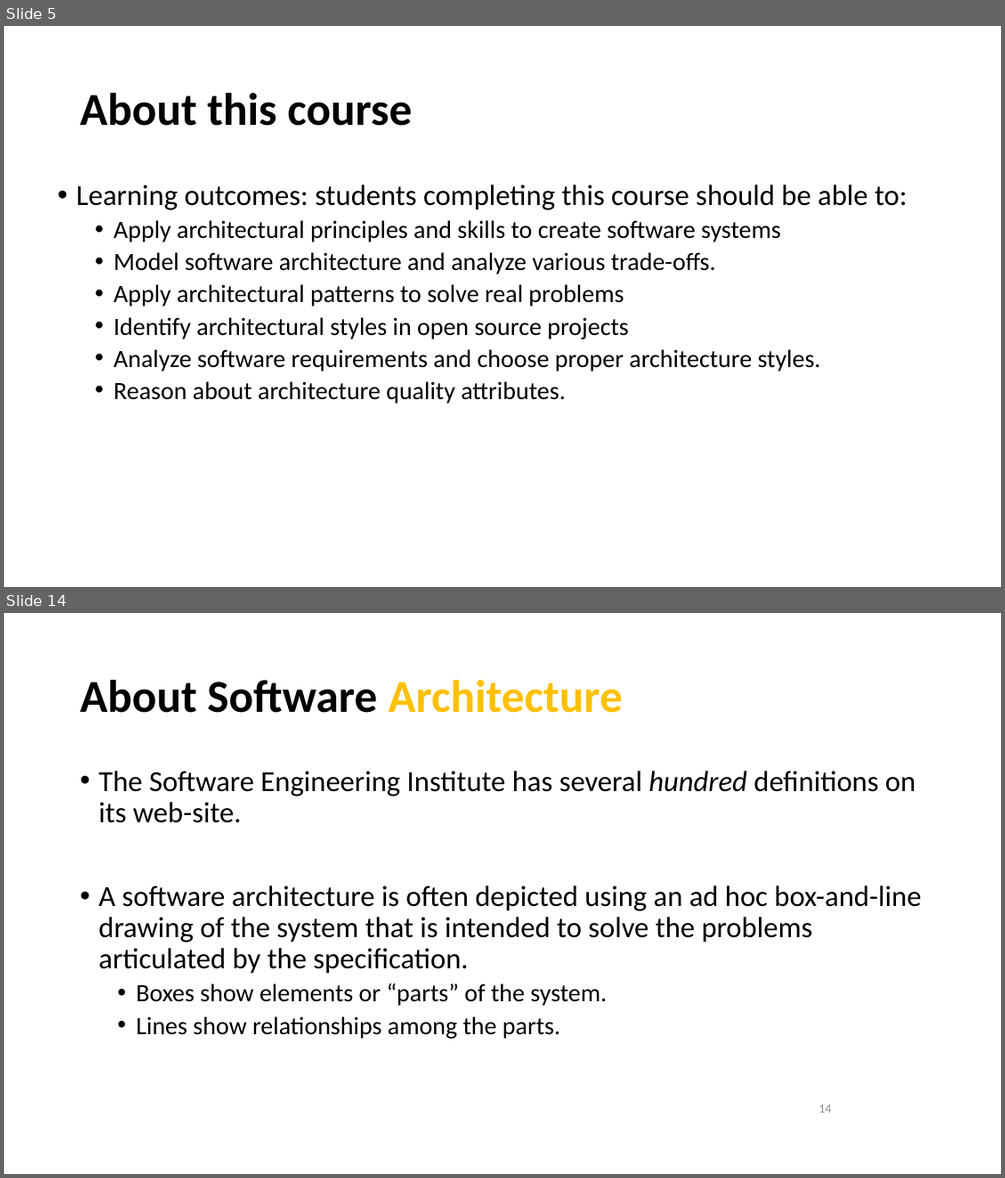
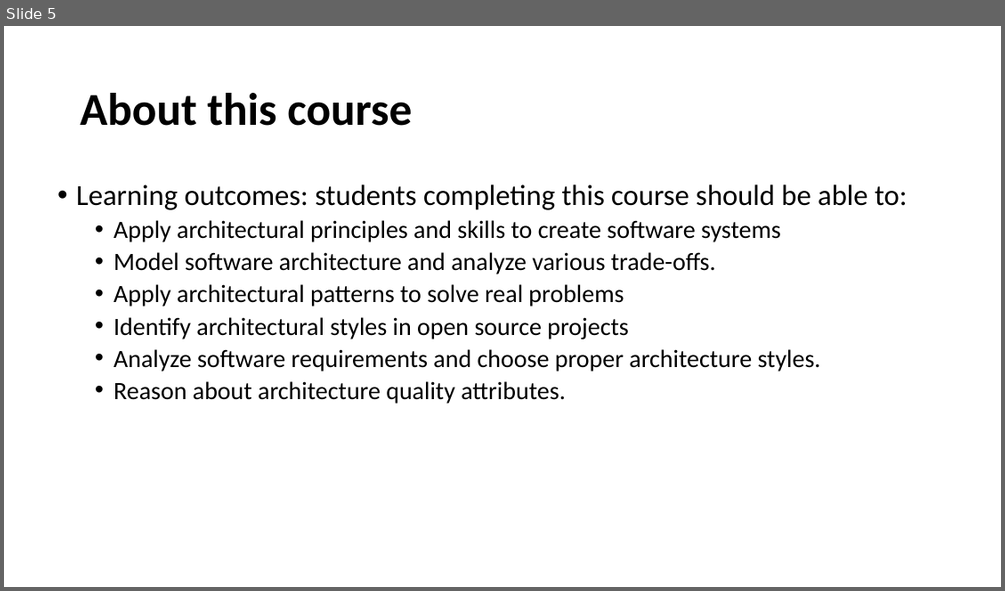
Before and after one commit to ArchitectingSoftware/SE577-SoftwareArchitecture, a slide deck: lectures/Week 1 - Course Overview.pptx. Shown one above the other, each under a label of ours: slides 5 and 14 before the commit, slide 5 after it; the slides between them are not shown. The pictures are 1005x1178 and 1005x591 pixels, drawn with LibreOffice and Linux fonts; fonts in the diff are those of the drawing. Boxes give left, top, right and bottom in pixels: in the first picture for what was removed or moved away, otherwise in the second. Text is boxed around its words. In the diff, an @@ line names an element or a change of style, - is before the commit and + after.

```diff
--- a/lectures/Week 1 - Course Overview.pptx
+++ b/lectures/Week 1 - Course Overview.pptx
@@ slide 14 removed at (4, 613, 1001, 1174), background #FFFFFF @@
@@ title removed at (80, 680, 623, 713) @@
-About Software Architecture
@@ text removed at (98, 771, 921, 1038) @@
-• The Software Engineering Institute has several hundred definitions on its web-site.
-• A software architecture is often depicted using an ad hoc box-and-line drawing of the system that is intended to solve the problems articulated by the specification.
-  • Boxes show elements or “parts” of the system.
-  • Lines show relationships among the parts.
@@ page number removed at (818, 1104, 831, 1112) @@
-14
```
Also in this commit, not shown: 5 slides changed, 2 slides added, 27 other slides removed, 1 other file.
